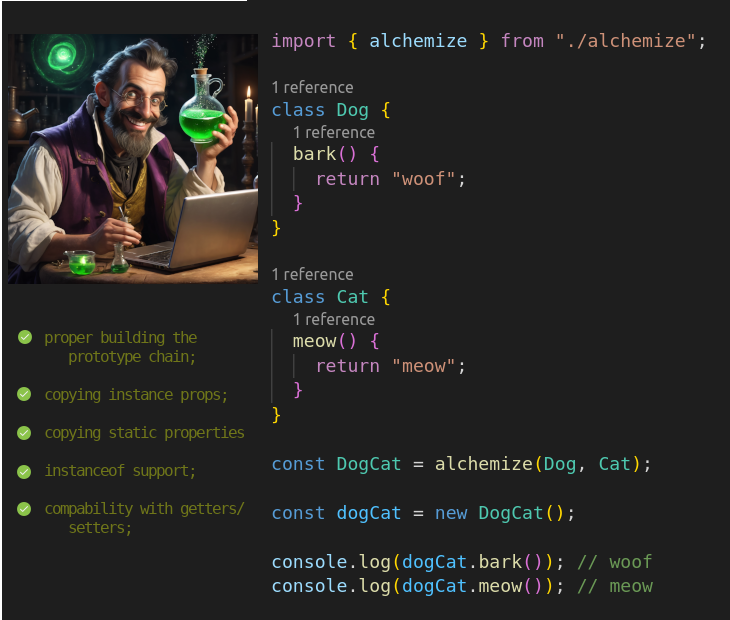
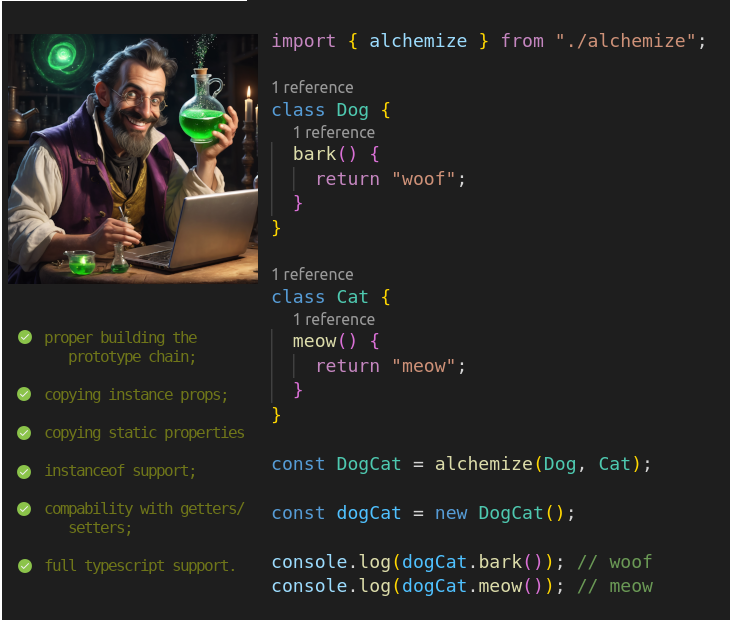
Before/after of a 730x620 layered artwork. What changed in the layer stack:
added layer "green-check-mark-16.png #5" above "green-check-mark-16.png #4" over [18, 559, 32, 573]
painted on "proper building the ..." over [45, 559, 234, 574]
